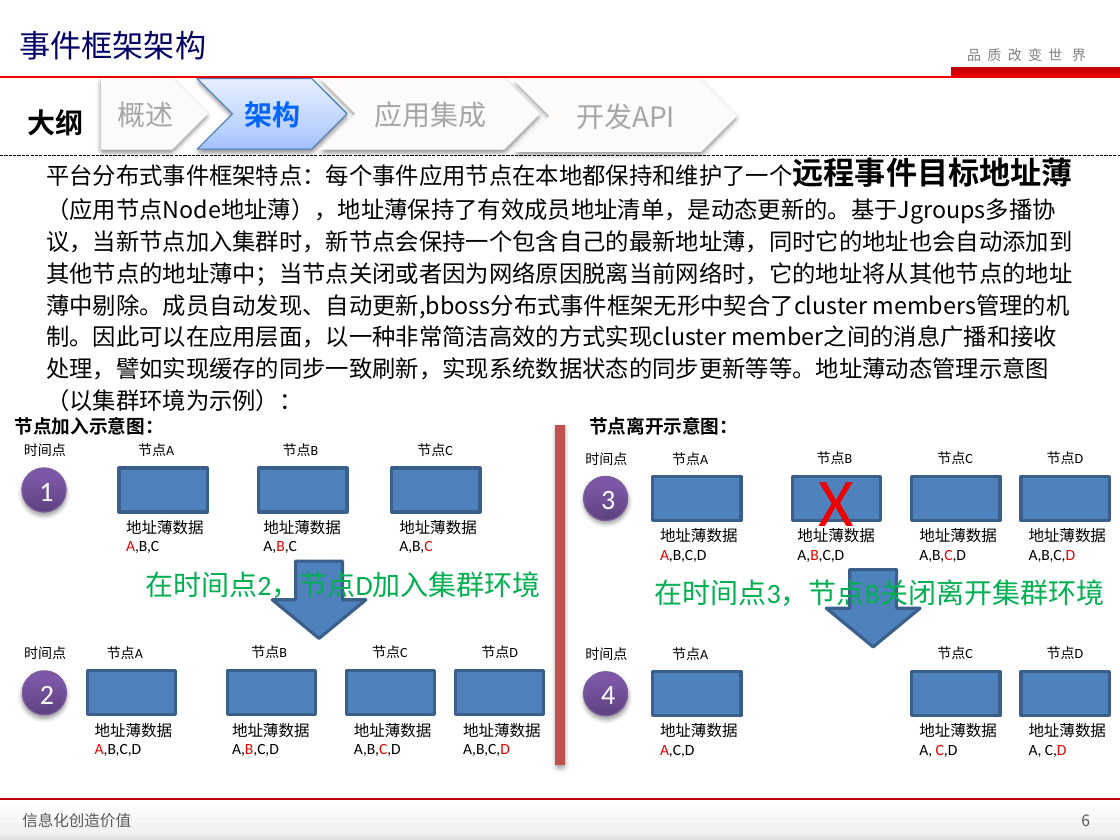
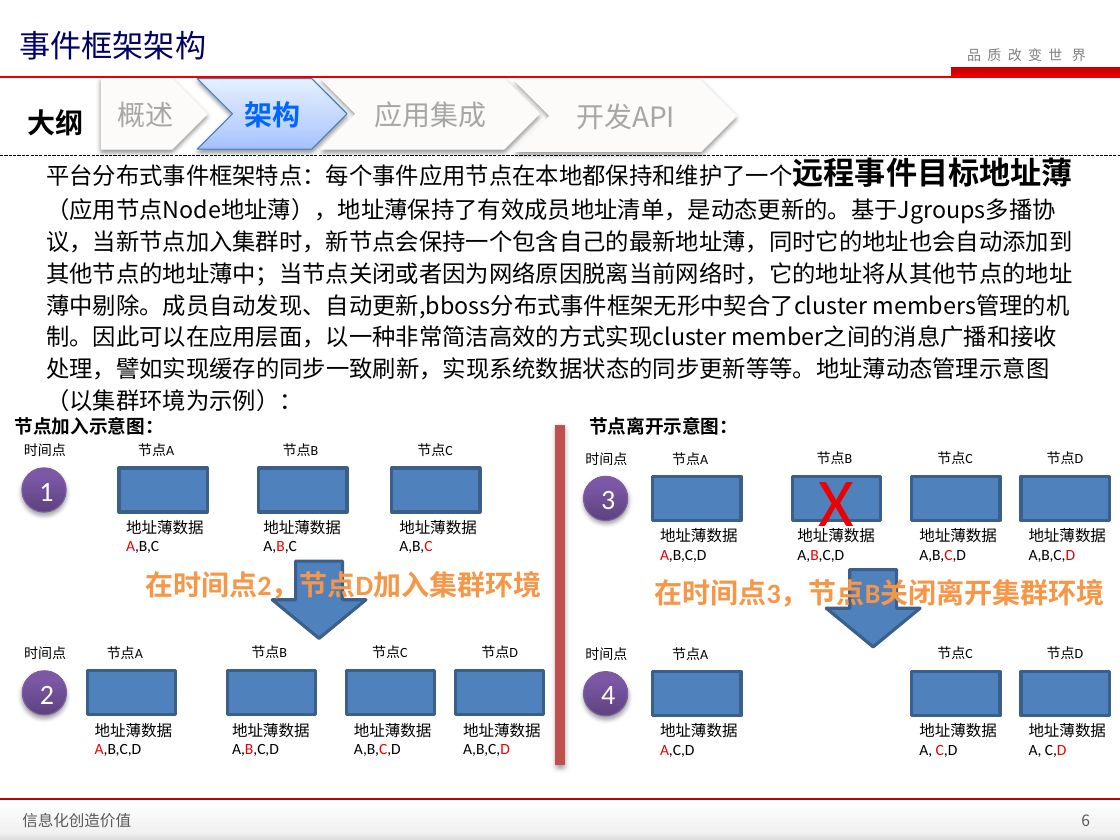
Before and after one commit to zhanght86/bboss-cms, a slide deck: slide 6 of 文档/平台分布式事件框架介绍.pptx. Drawn at 1120x840 pixels with LibreOffice and Linux fonts; fonts in the diff are those of the drawing; background and template pictures are left out. Boxes give left, top, right and bottom in pixels: in the first picture for what was removed or moved away, otherwise in the second. Text is boxed around its words. In the diff, an @@ line names an element or a change of style, - is before the commit and + after.

```diff
--- a/文档/平台分布式事件框架介绍.pptx
+++ b/文档/平台分布式事件框架介绍.pptx
@@ text "在时间点2，节点D加入集群环境" at (145, 567, 541, 603): text colour #00B050 to #F79646, bold on @@
@@ text "在时间点3，节点B关闭离开集群环境" at (655, 575, 1105, 611): text colour #00B050 to #F79646, bold on @@
```
Also in this commit, not shown: 2 other slides changed, 12 other files.
